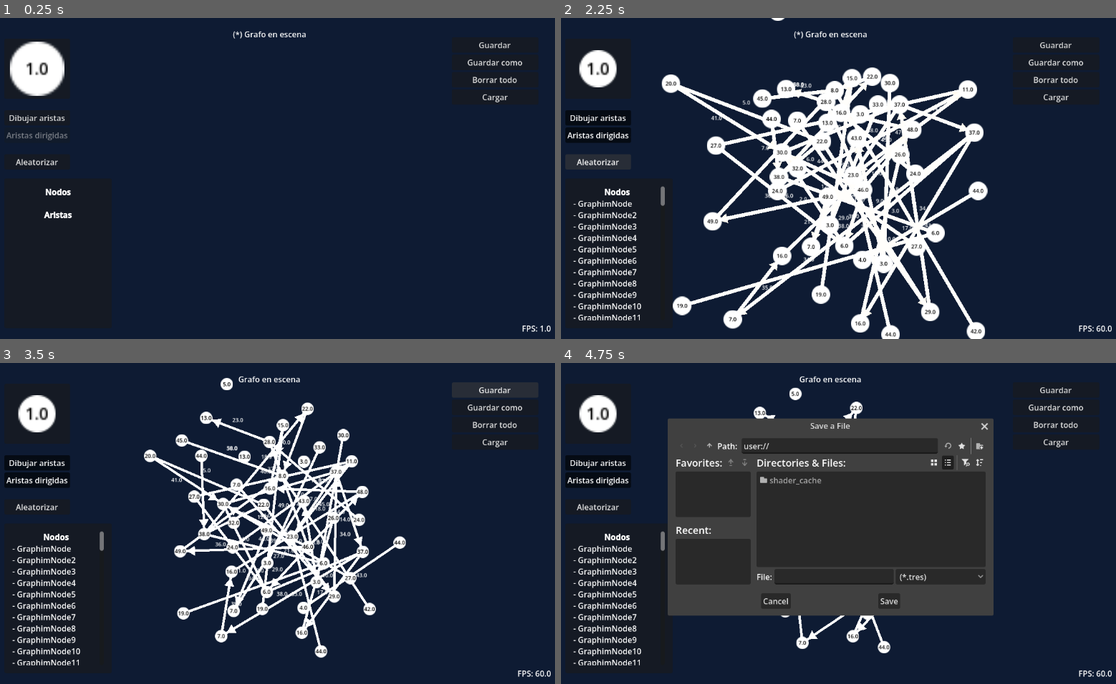
Above: before the commit, frames 1-4 (two rows, left to right).
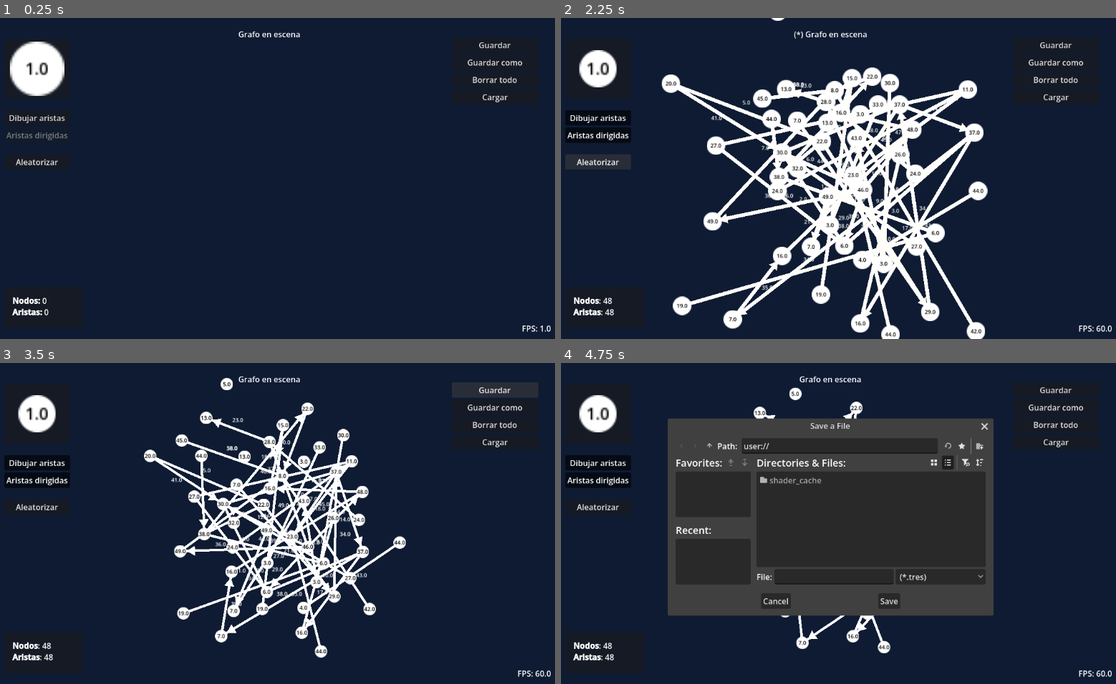
Above: after the commit, the same moments.

Repository: Andresit1524/graphim
Game: Godot game, scene res://assets/world/world.tscn
Same seed, same stepped clock (60 frames per second), same inputs: the game is played once before the commit and once after it.
Inputs (mouse positions are in pixels of both pictures, inside the frame that each line leads up to):
- Up to frame 1 (0.25 s): no input
- Up to frame 2 (2.25 s): click "Dibujar aristas" at 0.5 s; click "Aristas dirigidas" at 1.25 s; click "Aleatorizar" at 2 s
- Up to frame 3 (3.5 s): click "Guardar" at 2.75 s
- Up to frame 4 (4.75 s): click "Guardar como" at 3.5 s; click (710, 446) at 4.25 s

The runs differ from the first frame. In frame 1, 0.5% of the frame differs, in the area x 2-56%, y 4-93%; in frame 2, 1.8%, in the area x 2-19%, y 52-95%; in frame 3, 1.8%; in frame 4, 1.8%.

Commit message:
Conteo de objetos
Sustituye la lista de objetos que no es muy útil

Diff:
--- a/assets/world/ui.gd
+++ b/assets/world/ui.gd
@@ -4,7 +4,7 @@
 ## Lista de botones
 @onready var action_buttons: Buttons = %Actions
 ## Texto de la lista de objetos
-@onready var nodes_list_text: RichTextLabel = %Text
+@onready var count_text: RichTextLabel = %Count
 ## Etiqueta de FPS
 @onready var fps_label = %FPS
 ## Etiqueta de archivo actual
@@ -20,18 +20,12 @@
 var nodes_names: String:
 	set(value):
 		nodes_names = value
-		_update_objects_list()
+		update_objects_count()
 ## Nombres de las aristas
 var edges_names: String:
 	set(value):
 		edges_names = value
-		_update_objects_list()
-
-
-func _ready() -> void:
-	# Actualiza a la fuerza
-	update_node_names()
-	update_edge_names()
+		update_objects_count()
 
 
 func _physics_process(_delta) -> void:
@@ -39,42 +33,15 @@
 	fps_label.text = "FPS: %s" % Engine.get_frames_per_second()
 
 
-#region Lista de objetos
-
-
-## Actualiza el texto de la lista de nodos
-func update_node_names() -> void:
-	print("[World] Nodos actualizados")
-
-	nodes_names = _nodes_to_string(nodes.get_children())
-	mark_as_not_saved(true)
-
-
-## Actualiza el texto de la lista de aristas
-func update_edge_names() -> void:
-	print("[World] Aristas actualizadas")
-
-	edges_names = _nodes_to_string(edges.get_children())
-	mark_as_not_saved(true)
-
-
 ## Actualiza la lista de textos
-func _update_objects_list() -> void:
-	nodes_list_text.text = "[center][b]Nodos[/b][/center]" + nodes_names + "\n\n[center][b]Aristas[/b][/center]" + edges_names
-
-
-## Auxiliar: convierte la lista de nodos en una lista
-func _nodes_to_string(nodes_list: Array[Node]) -> String:
-	return nodes_list.reduce(func(current_text: String, node: Node):
-		return (current_text + "\n- %s" % node.name),
-		""
+func update_objects_count() -> void:
+	if not is_instance_valid(nodes) or not is_instance_valid(edges): return
+	count_text.text = (
+		"[b]Nodos[/b]: %d\n[b]Aristas[/b]: %d"
+		% [nodes.get_child_count(), edges.get_child_count()]
 	)
 
-
-#endregion
-
-
-#region Archivo e interfaz asociada
+	mark_as_not_saved()
 
 
 ## Actualiza el nombre de archivo
@@ -83,7 +50,7 @@
 
 
 ## Establece el grafo como no guardado
-func mark_as_not_saved(value: bool) -> void:
+func mark_as_not_saved(value := true) -> void:
 	if value and not current_file.text.begins_with("(*) "):
 		current_file.text = "(*) %s" % current_file.text
 
@@ -92,6 +59,3 @@
 	# Resetea el botón de borrar si se clica por fuera
 	if event is InputEventMouseButton and event.is_pressed():
 		action_buttons.has_delete_button_pressed = false
-
-
-#endregion
--- a/assets/world/world.gd
+++ b/assets/world/world.gd
@@ -48,9 +48,9 @@
 	# Cambio de nombre de archivo en la UI
 	current_file_changed.connect(ui.set_file_name)
 
-	# Actualización de la lista de nodos y aristas
-	nodes.child_order_changed.connect(ui.update_node_names)
-	edges.child_order_changed.connect(ui.update_edge_names)
+	# Actualización del conteo de nodos y aristas
+	nodes.child_order_changed.connect(ui.update_objects_count)
+	edges.child_order_changed.connect(ui.update_objects_count)
 
 	# Actualización de los nodos
 	nodes.child_order_changed.connect(_update_nodes)
@@ -102,12 +102,7 @@
 	print("[World] Borrando grafo")
 
 	# Elimina. No es necesario actualizar porque cada eliminación lo hace
-	for child in edges.get_children():
-		edges.remove_child(child)
-		child.queue_free()
-
-	for child in nodes.get_children():
-		nodes.remove_child(child)
+	for child in nodes.get_children() + edges.get_children():
 		child.queue_free()
 
 	print("[World] Borrado")
--- a/assets/world/world.tscn
+++ b/assets/world/world.tscn
@@ -120,32 +120,29 @@
 [node name="PanelContainer" type="PanelContainer" parent="CanvasLayer/UI" unique_id=1798224355]
 layout_mode = 1
 anchors_preset = -1
-anchor_top = 0.5
+anchor_top = 1.0
 anchor_bottom = 1.0
 offset_left = 42.0
-offset_right = 258.0
+offset_top = -105.0
+offset_right = 200.0
 offset_bottom = -22.0
 grow_vertical = 0
 
-[node name="MarginContainer" type="MarginContainer" parent="CanvasLayer/UI/PanelContainer" unique_id=591594686]
+[node name="MarginContainer" type="MarginContainer" parent="CanvasLayer/UI/PanelContainer" unique_id=336162216]
 layout_mode = 2
 theme_override_constants/margin_left = 16
 theme_override_constants/margin_top = 16
 theme_override_constants/margin_right = 16
 theme_override_constants/margin_bottom = 16
 
-[node name="NodesList" type="ScrollContainer" parent="CanvasLayer/UI/PanelContainer/MarginContainer" unique_id=126763049]
-layout_mode = 2
-
-[node name="Text" type="RichTextLabel" parent="CanvasLayer/UI/PanelContainer/MarginContainer/NodesList" unique_id=1085653325]
+[node name="Count" type="RichTextLabel" parent="CanvasLayer/UI/PanelContainer/MarginContainer" unique_id=1085653325]
 unique_name_in_owner = true
 layout_mode = 2
 size_flags_horizontal = 3
 size_flags_vertical = 3
 bbcode_enabled = true
-text = "[center][b]Nodos[/b][/center]
-
-[center][b]Aristas[/b][/center]"
+text = "[b]Nodos:[/b] 0
+[b]Aristas:[/b] 0"
 
 [node name="FPS" type="Label" parent="CanvasLayer/UI" unique_id=1089338449]
 unique_name_in_owner = true
